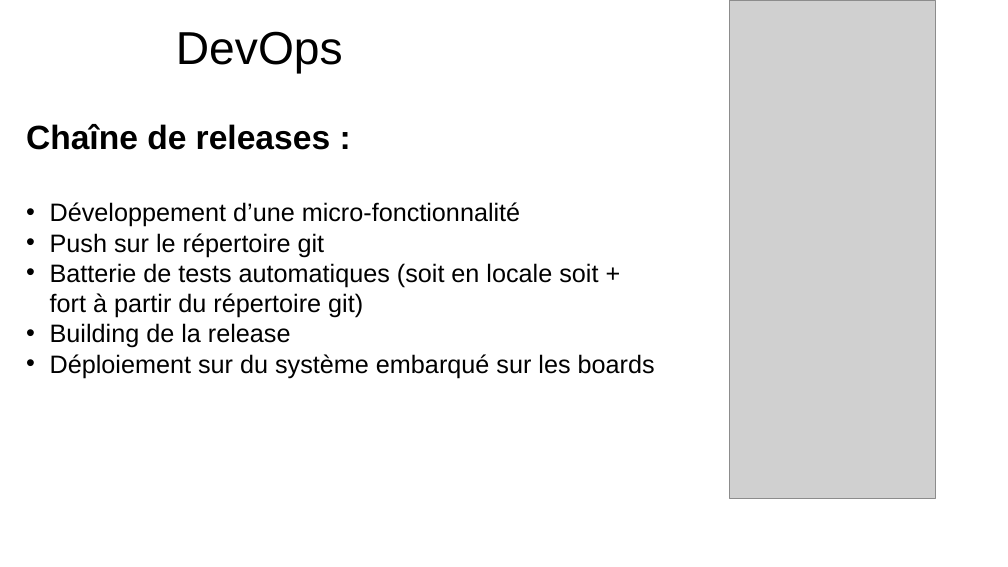
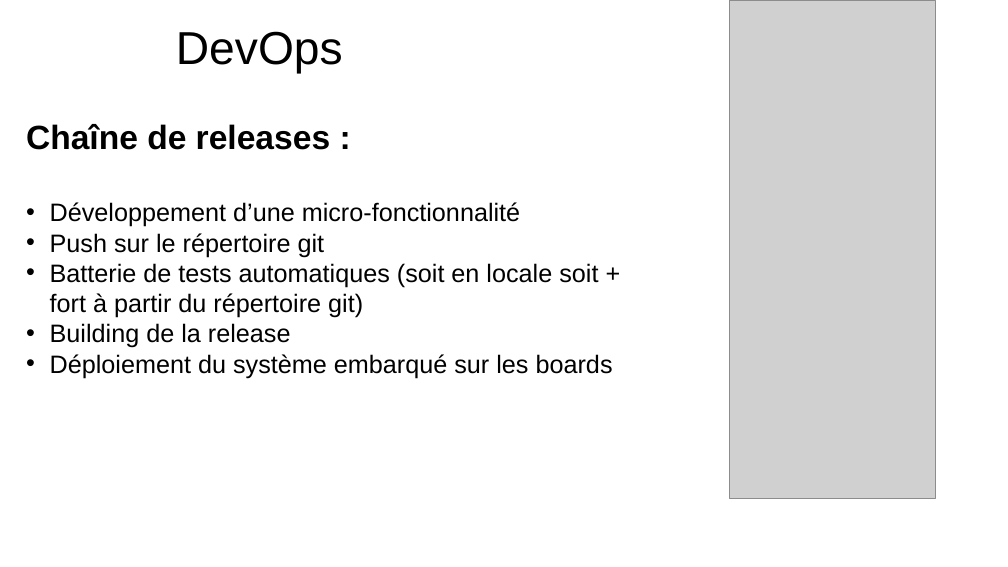
Before and after one commit to OceanStream-X-MiageSorbonne/Boitier, a slide deck: slide 3 of Documentation/Methodologie Projet/Methodologie.pptx. Drawn at 1008x567 pixels with LibreOffice and Linux fonts; fonts in the diff are those of the drawing; grey boxes stand for pictures; background and template pictures are left out. Boxes give left, top, right and bottom in pixels: in the first picture for what was removed or moved away, otherwise in the second. Text is boxed around its words. In the diff, an @@ line names an element or a change of style, - is before the commit and + after.

```diff
--- a/Documentation/Methodologie Projet/Methodologie.pptx
+++ b/Documentation/Methodologie Projet/Methodologie.pptx
@@ text at [50, 354, 613, 378]: text changed @@
-• Déploiement sur du système embarqué sur les boards
+• Déploiement du système embarqué sur les boards
```
Also in this commit, not shown: 2 other slides changed, 1 other file.
